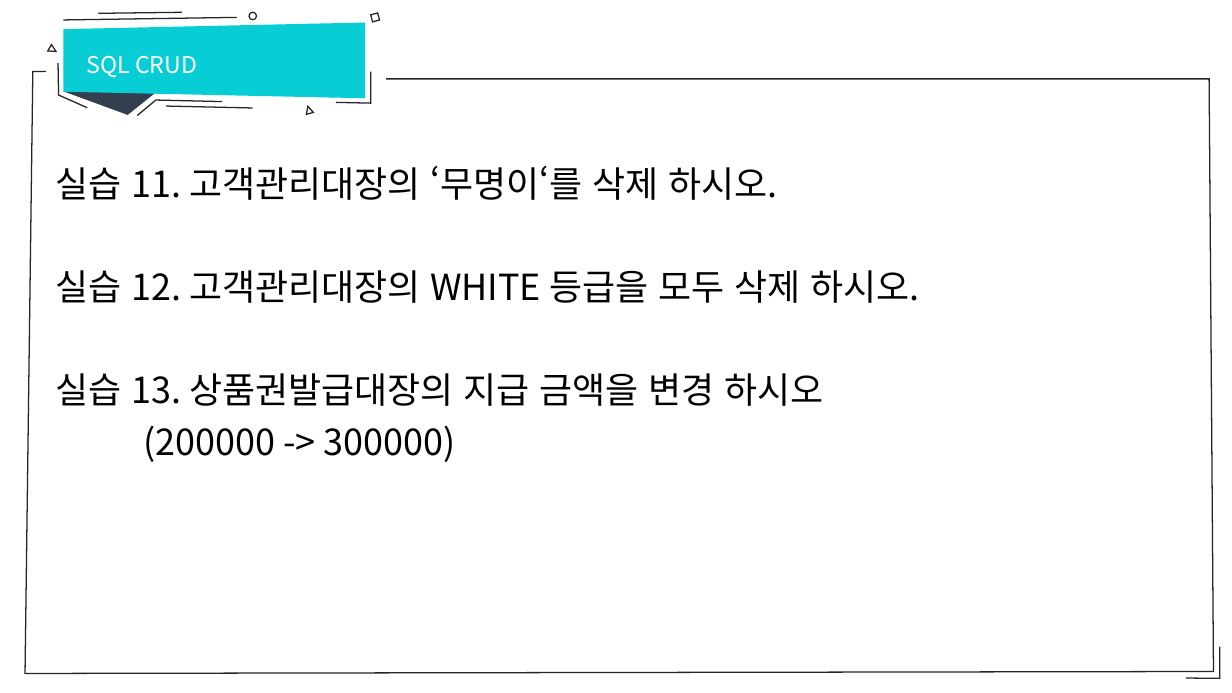
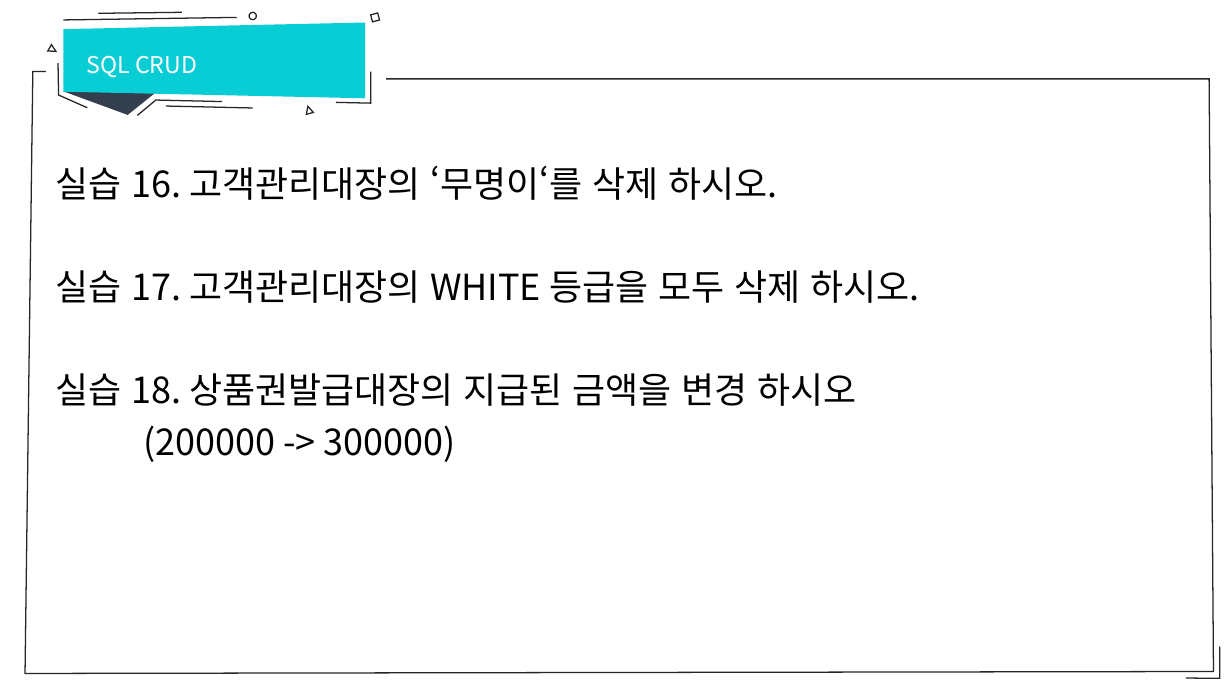
Before and after one commit to sumn-2020/lecture, a slide deck: slide 25 of database/7강 SQL CRUD.pptx (slide 23 before the commit). Drawn at 1232x693 pixels with LibreOffice and Linux fonts; fonts in the diff are those of the drawing. Boxes give left, top, right and bottom in pixels: in the first picture for what was removed or moved away, otherwise in the second. Text is boxed around its words. In the diff, an @@ line names an element or a change of style, - is before the commit and + after.

```diff
--- a/database/7강 SQL CRUD.pptx
+++ b/database/7강 SQL CRUD.pptx
@@ text at (55, 165, 919, 406): text changed @@
-실습 11. 고객관리대장의 ‘무명이‘를 삭제 하시오.
-실습 12. 고객관리대장의 WHITE 등급을 모두 삭제 하시오.
-실습 13. 상품권발급대장의 지급 금액을 변경 하시오
+실습 16. 고객관리대장의 ‘무명이‘를 삭제 하시오.
+실습 17. 고객관리대장의 WHITE 등급을 모두 삭제 하시오.
+실습 18. 상품권발급대장의 지급된 금액을 변경 하시오
```
Also in this commit, not shown: 5 other slides changed, 2 slides added, 4 other files.
